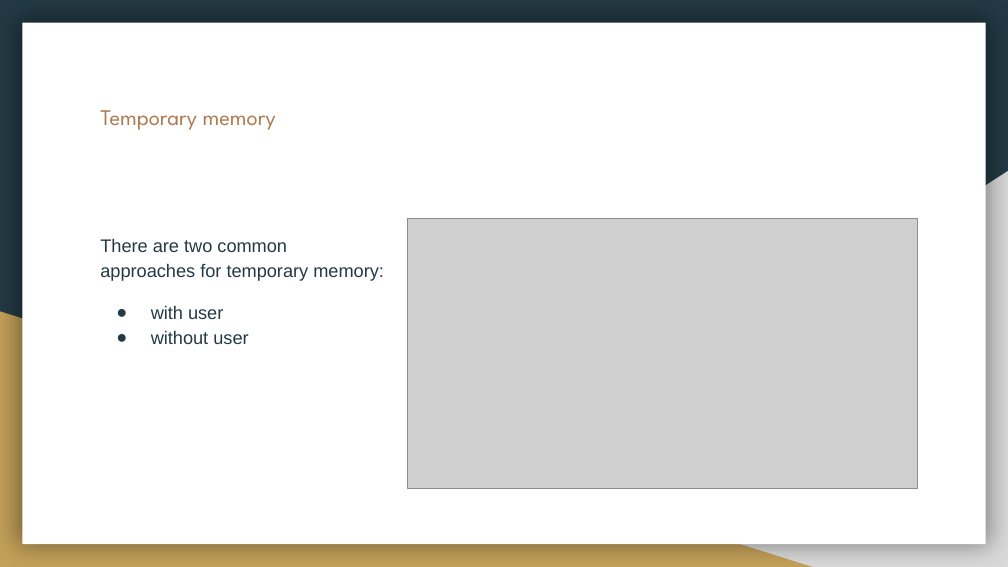
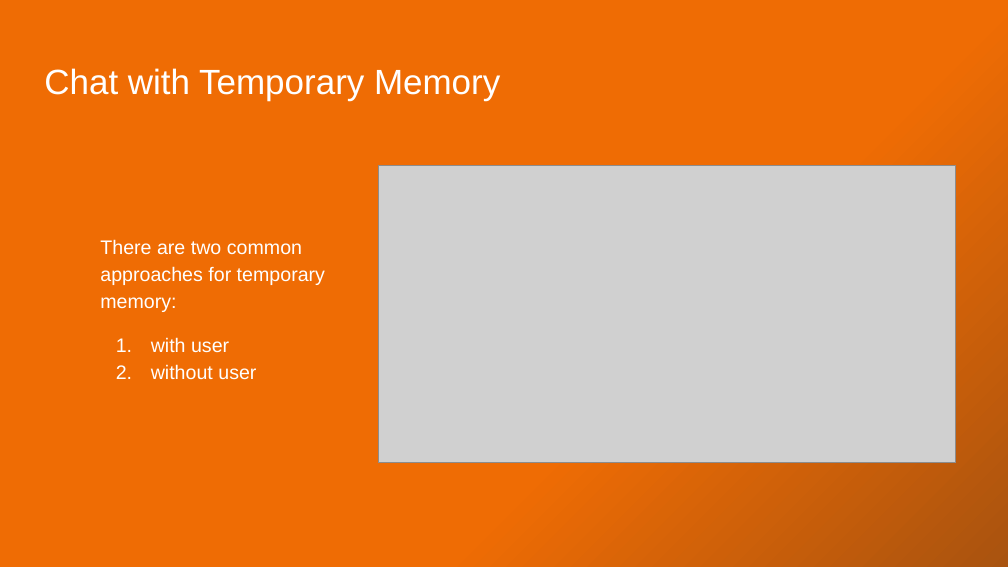
Before and after one commit to xkondix/aiSandbox-JAVA-SPIRNG, a slide deck: slide 15 of assets/LangChain4j with Spring Boot.pptx (slide 16 before the commit). Drawn at 1008x567 pixels with LibreOffice and Linux fonts; fonts in the diff are those of the drawing; grey boxes stand for pictures. Boxes give left, top, right and bottom in pixels: in the first picture for what was removed or moved away, otherwise in the second. Text is boxed around its words. In the diff, an @@ line names an element or a change of style, - is before the commit and + after.

```diff
--- a/assets/LangChain4j with Spring Boot.pptx
+++ b/assets/LangChain4j with Spring Boot.pptx
@@ background #233A44 to gradient #EF6C04 to #A9530F @@
@@ rectangle removed at [22, 23, 986, 544] @@
@@ title at [44, 68, 500, 100]: text changed; size 16 to 25 pt; font League Spartan to Arial; text colour #AF7B51 to #FFFFFF @@
-Temporary memory
+Chat with Temporary Memory
@@ picture: place and size @@
-picture at [408, 219, 918, 489]
+picture at [378, 165, 956, 463]
@@ right triangle removed at [395, 171, 1008, 567] @@
@@ text "There are two common approaches ..." at [100, 239, 325, 380]: size 13 to 14 pt, text colour #233A44 to #FFFFFF; bullet ● to 1.; bullet colour #233A44 to #FFFFFF @@
@@ right triangle removed at [0, 311, 812, 567] @@
```
Also in this commit, not shown: 18 other slides changed, 21 slides added, 7 slides removed, 8 other files.
